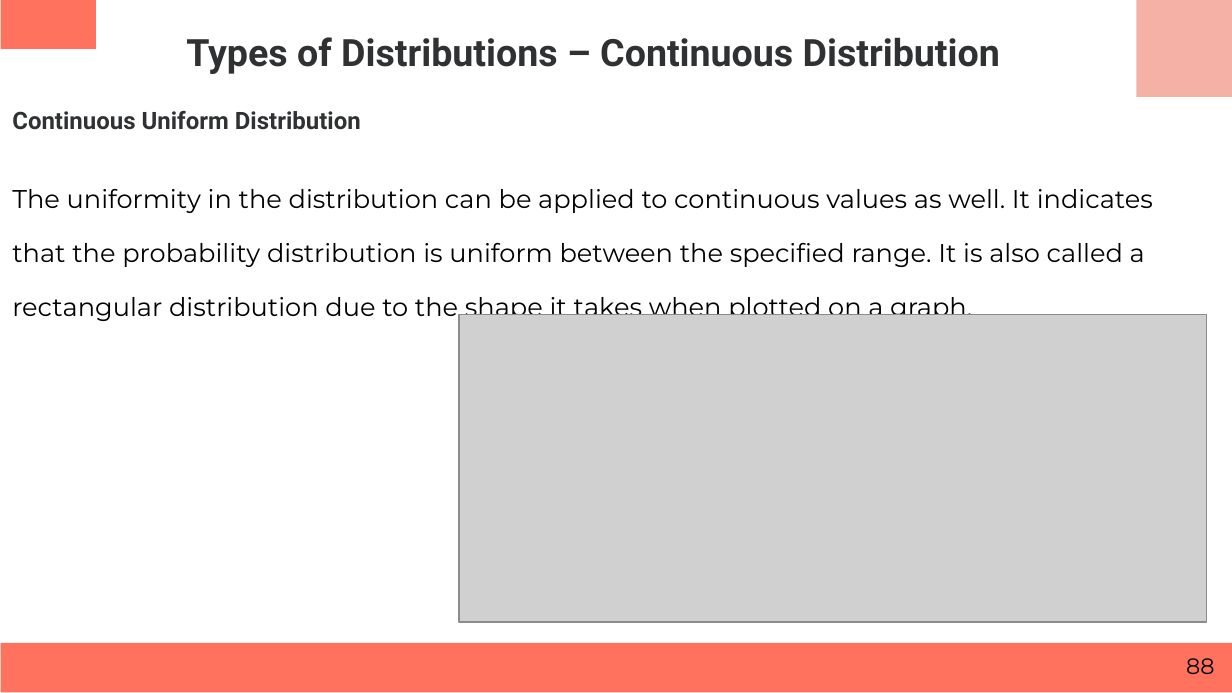
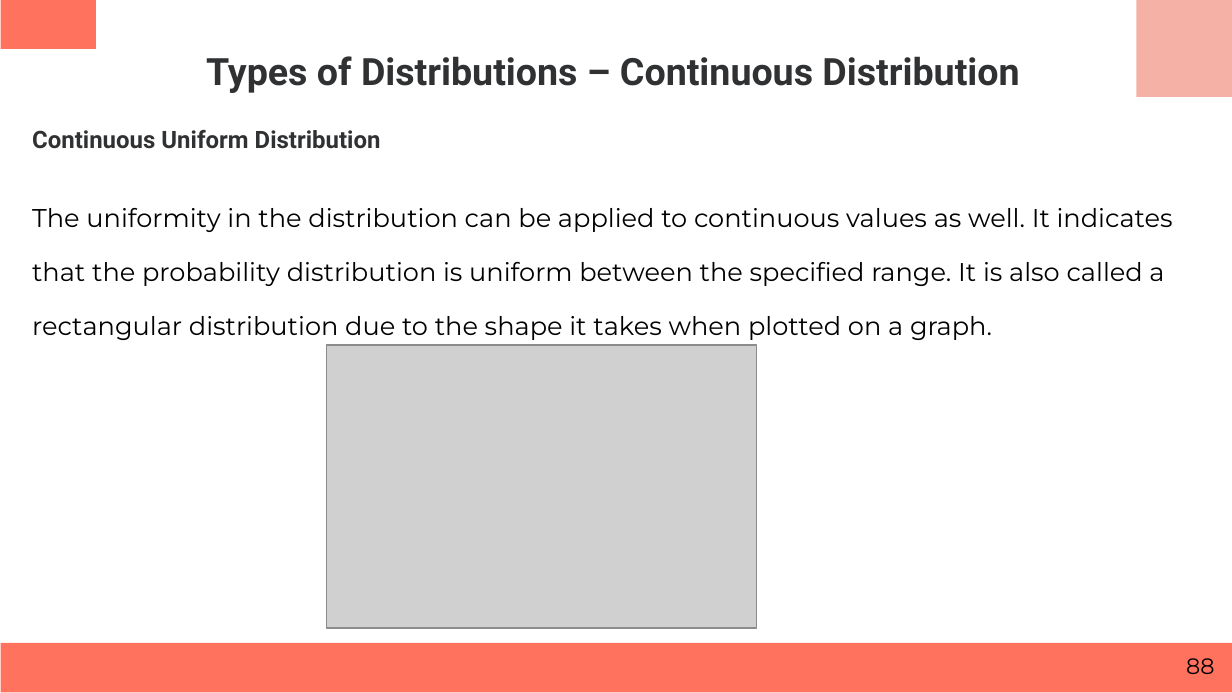
Before and after one commit to keonicsx/Code_Storage, a slide deck: slide 88 of ppt_m3/Business Statistics.pptx. Drawn at 1232x693 pixels with LibreOffice and Linux fonts; fonts in the diff are those of the drawing; grey boxes stand for pictures. Boxes give left, top, right and bottom in pixels: in the first picture for what was removed or moved away, otherwise in the second. Text is boxed around its words. In the diff, an @@ line names an element or a change of style, - is before the commit and + after.

```diff
--- a/ppt_m3/Business Statistics.pptx
+++ b/ppt_m3/Business Statistics.pptx
@@ text "Types of Distributions – Continuous ...": place and size @@
-text "Types of Distributions – Continuous ..." at <box>12,37,1153,322</box>
+text "Types of Distributions – Continuous ..." at <box>32,56,1173,340</box>
@@ picture removed at <box>458,314,1206,621</box> @@
@@ picture added at <box>326,345,758,628</box> @@
```
Also in this commit, not shown: 18 other slides changed, 4 other files.
